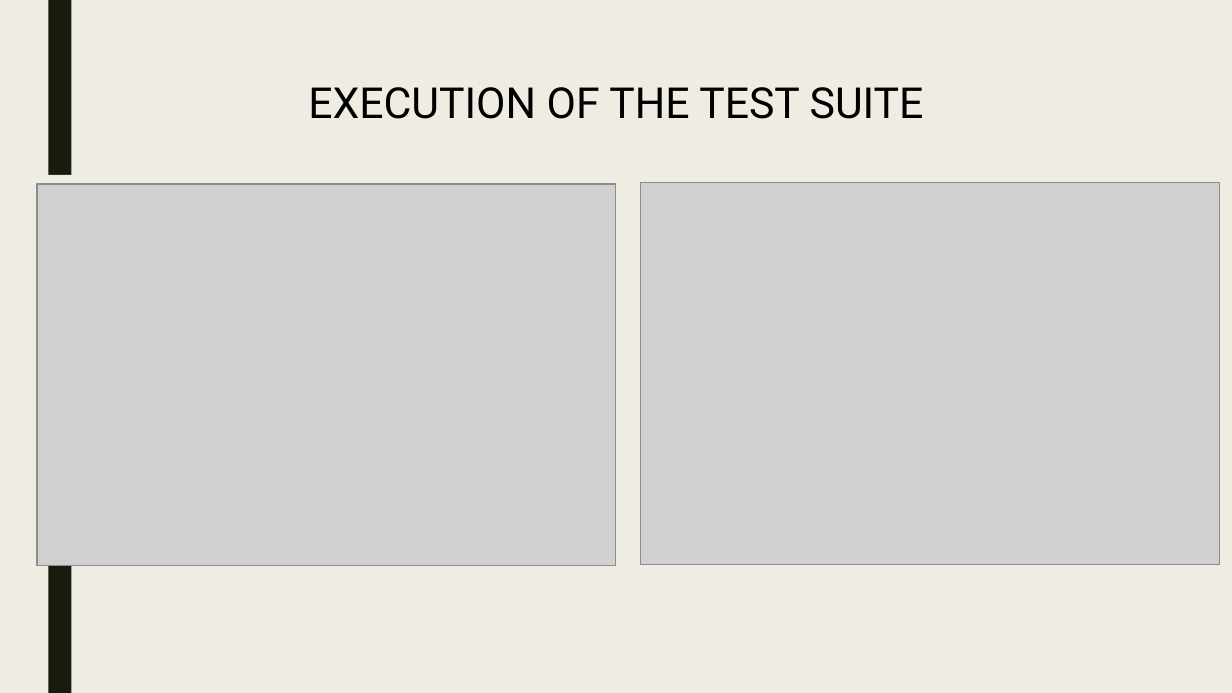
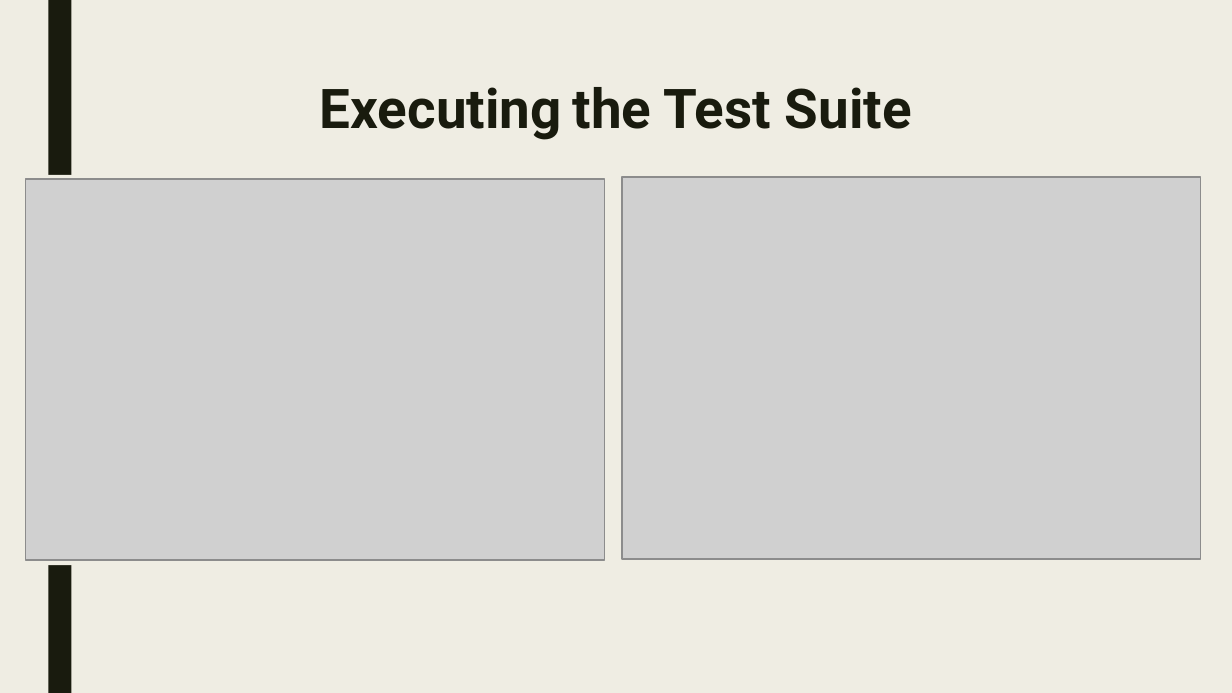
Before and after one commit to 7UsmanS/Java-TetrisTest-master, a slide deck: slide 8 of Java-TetrisTest-master/documentation/Presentation - Group.pptx. Drawn at 1232x693 pixels with LibreOffice and Linux fonts; fonts in the diff are those of the drawing; grey boxes stand for pictures. Boxes give left, top, right and bottom in pixels: in the first picture for what was removed or moved away, otherwise in the second. Text is boxed around its words. In the diff, an @@ line names an element or a change of style, - is before the commit and + after.

```diff
--- a/Java-TetrisTest-master/documentation/Presentation - Group.pptx
+++ b/Java-TetrisTest-master/documentation/Presentation - Group.pptx
@@ title at (x1=320, y1=87, x2=912, y2=140): text changed; size 25 to 32 pt; text colour #000000 to #191B0E; bold on @@
-EXECUTION OF THE TEST SUITE
+Executing the Test Suite
@@ picture moved from (x1=37, y1=184, x2=616, y2=564) to (x1=26, y1=179, x2=605, y2=559) @@
@@ rectangle moved from (x1=633, y1=171, x2=1232, y2=572) to (x1=615, y1=166, x2=1214, y2=567) @@
@@ picture moved from (x1=641, y1=182, x2=1220, y2=564) to (x1=622, y1=177, x2=1201, y2=559) @@
```
Also in this commit, not shown: 4 other slides changed.
